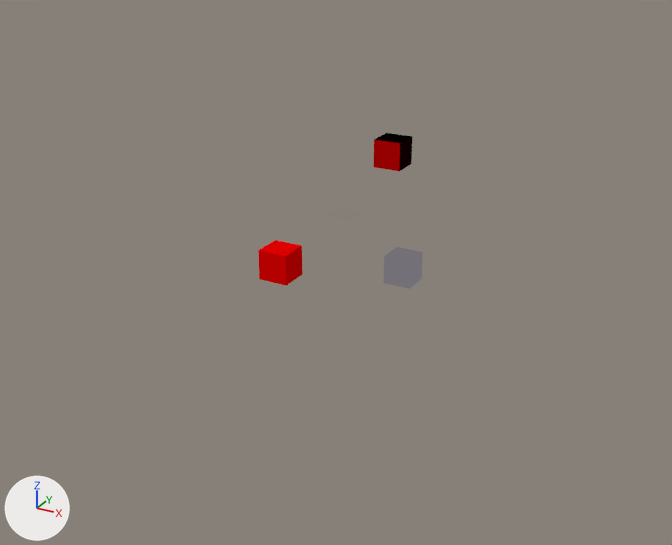
The Blender file Materials/cache.blend: old version first, new version second.
Both versions are drawn from a camera (50 mm lens) standing at (27.7, -51.5, 22.4) and looking at (0.2, -1.6, -2.6). The axes (+X, +Y, +Z) are drawn at lower left. The lights are the same throughout.
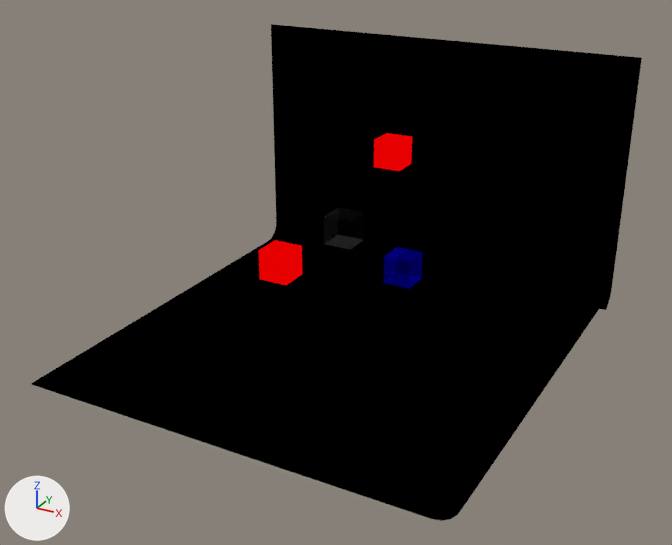
Changed parts and their boxes (x1, y1, x2, y2) in the pictures (672 x 545 px):
'BackDrop', added (black): after (31, 24, 642, 521)
'Cube.002', recoloured: (258, 240, 302, 285) in both
'Cube.001', recoloured: (374, 133, 412, 171) in both

The change, as a list of edits to the scene's bpy script:
```text
Change mat_axonmaterial:
    remove n1 = _N.new('ShaderNodeBsdfDiffuse'); n1.name = 'Diffuse BSDF'
    where n0 = _N.new('ShaderNodeOutputMaterial'); n0.name = 'Material Output'
    where n2 = _N.new('ShaderNodeRGB'); n2.name = 'RGB'
    remove _L.new(n1.outputs[0], n0.inputs[0])  # 'BSDF' to 'Surface'
    remove _L.new(n2.outputs[0], n1.inputs[0])  # 'Color' to 'Color'
    add n3 = _N.new('ShaderNodeEmission'); n3.name = 'Emission'
    add _L.new(n2.outputs[0], n3.inputs[0])  # 'Color' to 'Color'
    add _L.new(n3.outputs[0], n0.inputs[0])  # 'Emission' to 'Surface'
Change mat_dendritematerial:
    remove # nodes: BsdfDiffuse, Emission, LayerWeight, MixShader, OutputMaterial, RGB
    remove # colours: black #000000, red #ff0000
    nodes: Emission, OutputMaterial, RGB
    colours: red #ff0000
Add mat_backdrop:
    mat_backdrop = diffuse_material('Backdrop')
    mat_backdrop.base_color = (0.0, 0.0, 0.0)  # black #000000
Add me_plane_003:
    me_plane_003.from_pydata(...)  # 32 vertices, 25 faces; spans x -1.0..1.0, y -1.0..1.0, z 0.0..1.25
    me_plane_003.materials.append(mat_backdrop)  # black #000000
Add ob_backdrop:
    ob_backdrop = bpy.data.objects.new('BackDrop', me_plane_003)
    ob_backdrop.location = (0.0, 0.0, -8.54)
    ob_backdrop.scale = (15.0, 15.0, 15.0)
```
